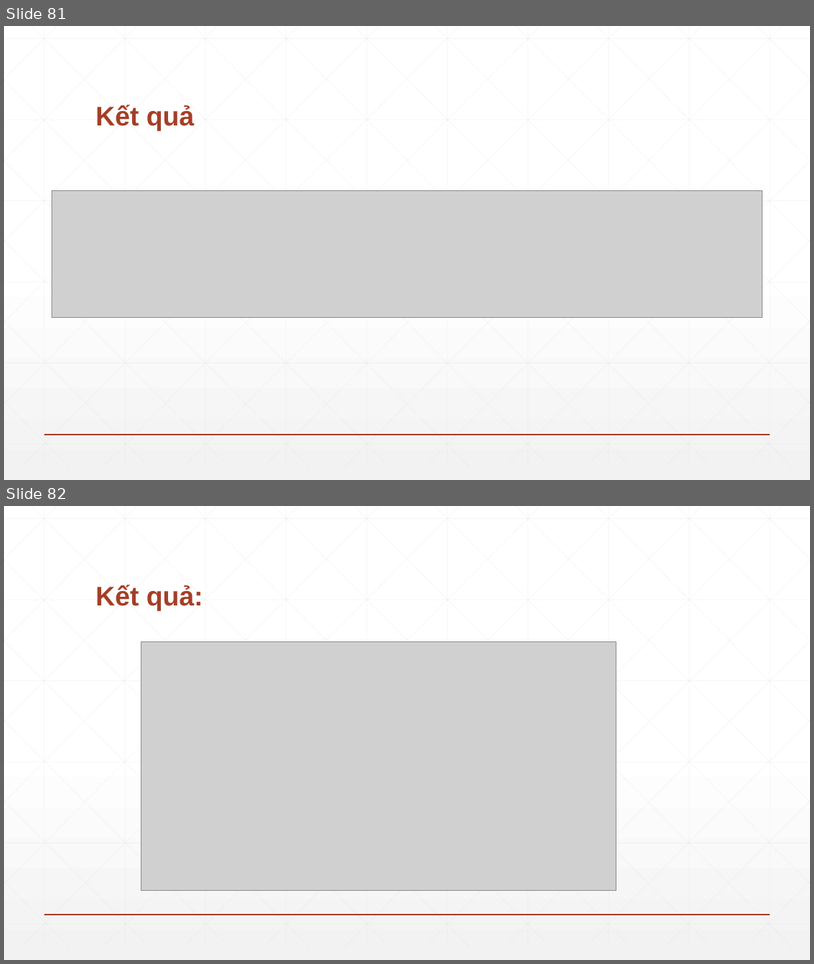
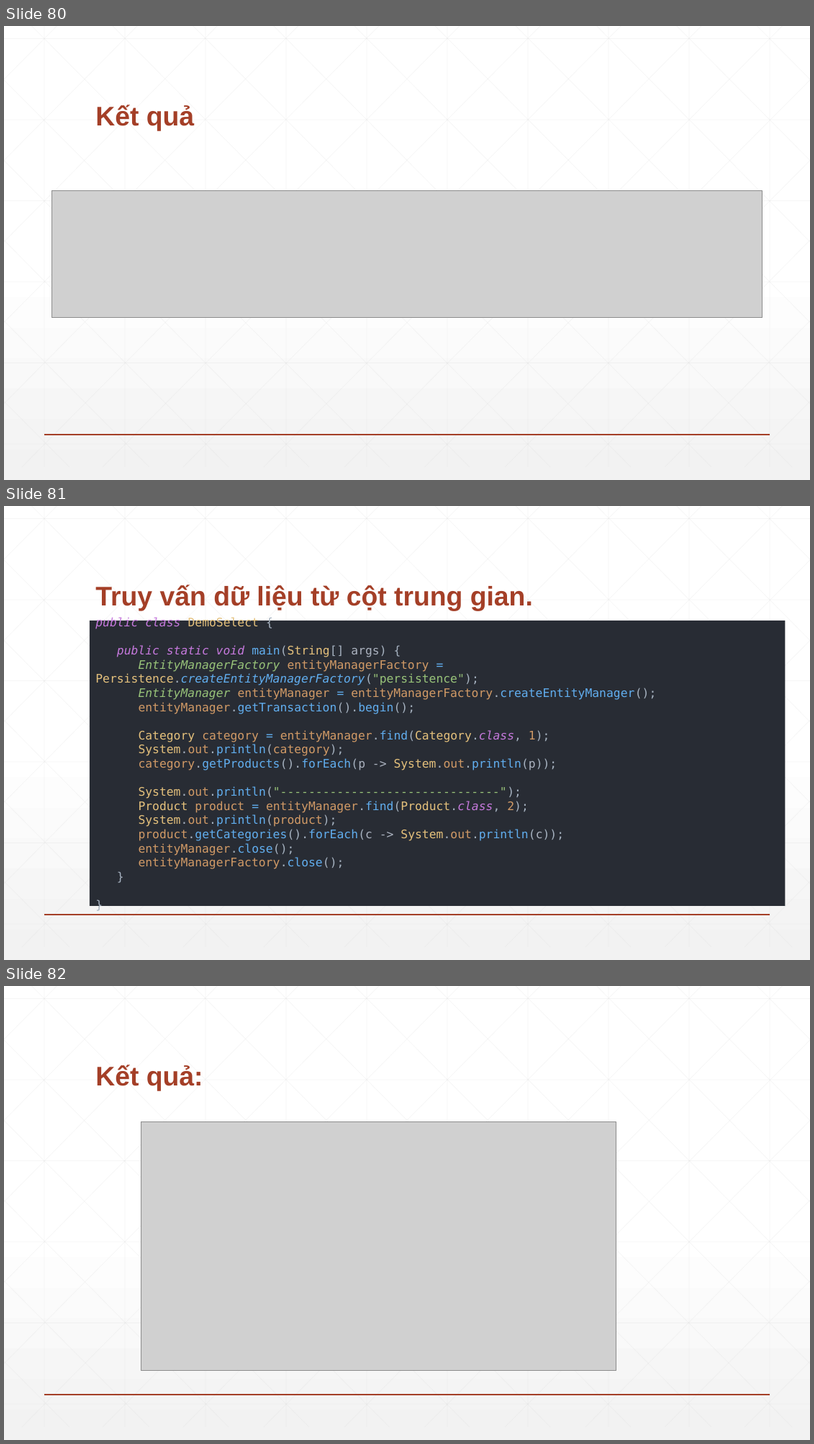
Before and after one commit to hatrungkien/QLMH-KMA-Intern, a slide deck: docs/Hibernate-Lan/Hibernate-ver1.0.pptx. Shown one above the other, each under a label of ours: slides 81 and 82 before the commit, slides 80, 81 and 82 after it. The pictures are 814x964 and 814x1444 pixels, drawn with LibreOffice and Linux fonts; fonts in the diff are those of the drawing; grey boxes stand for pictures. Boxes give left, top, right and bottom in pixels: in the first picture for what was removed or moved away, otherwise in the second. Text is boxed around its words. In the diff, an @@ line names an element or a change of style, - is before the commit and + after.

```diff
--- a/docs/Hibernate-Lan/Hibernate-ver1.0.pptx
+++ b/docs/Hibernate-Lan/Hibernate-ver1.0.pptx
@@ slide 81 added at <box>4,506,810,960</box>, background gradient #FFFFFF to #F2F2F2; not listed: 47 template elements that a slide beside it also shows @@
@@ title added at <box>95,584,533,611</box>, 32 pt, text #A43F27, bold @@
+Truy vấn dữ liệu từ cột trung gian.
@@ text added at <box>90,618,786,908</box>, fill #282C34, 14 pt, text #D19A66 @@
+public class DemoSelect {
+public static void main(String[] args) {
+EntityManagerFactory entityManagerFactory = Persistence.createEntityManagerFactory("persistence");
+EntityManager entityManager = entityManagerFactory.createEntityManager();
+entityManager.getTransaction().begin();
+Category category = entityManager.find(Category.class, 1);
+System.out.println(category);
+category.getProducts().forEach(p -> System.out.println(p));
+System.out.println("-------------------------------");
+Product product = entityManager.find(Product.class, 2);
+System.out.println(product);
+product.getCategories().forEach(c -> System.out.println(c));
+entityManager.close();
+entityManagerFactory.close();
+}
+}
@@ what was slide 81 is now slide 80 @@
```
Also in this commit, not shown: 1 slide removed, 23 other files.
